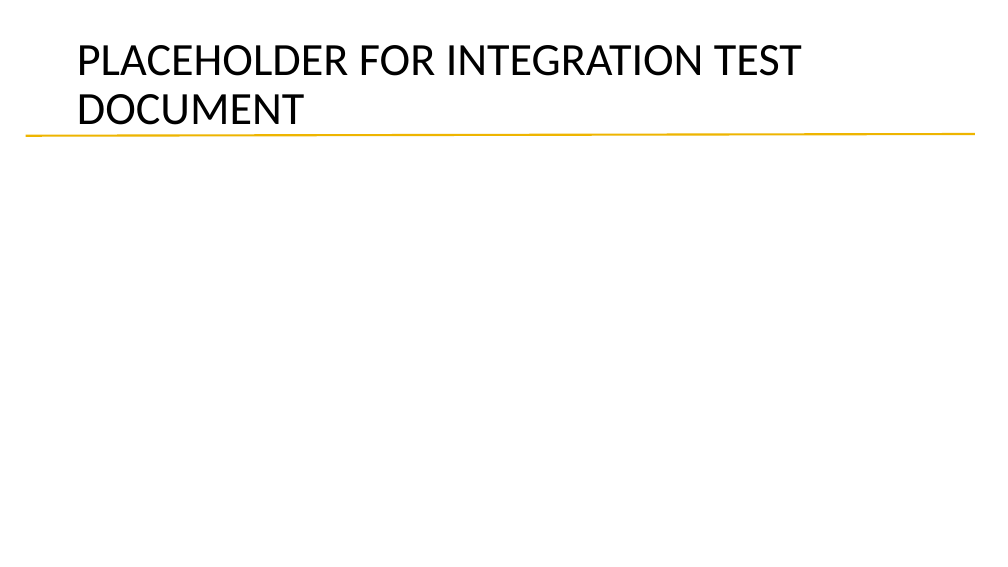
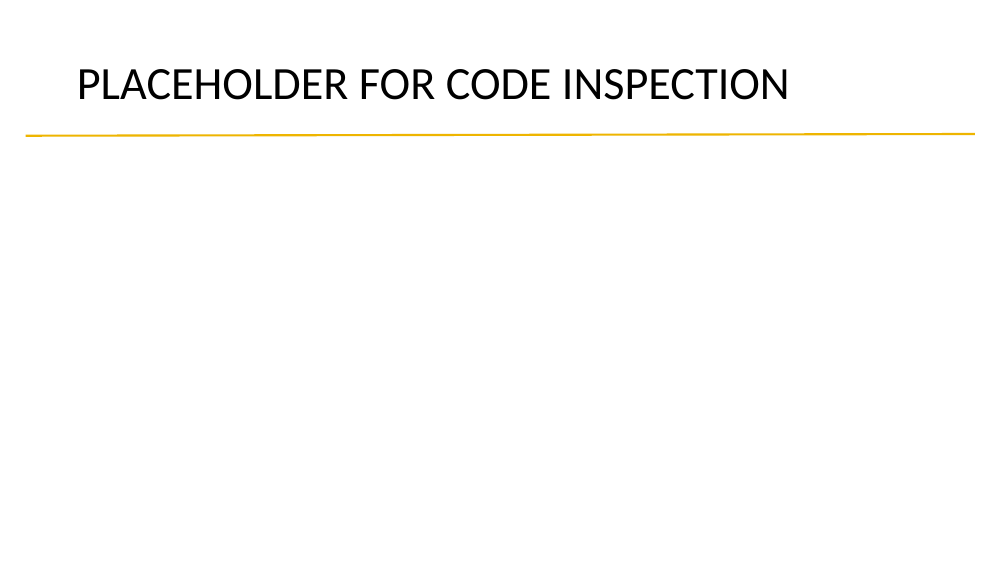
Before and after one commit to alessandrobaldassari/se2-polimi-baldassari-bendin-giarola, a slide deck: slide 22 of Final Presentation/Presentation.pptx (slide 14 before the commit). Drawn at 1008x567 pixels with LibreOffice and Linux fonts; fonts in the diff are those of the drawing. Boxes give left, top, right and bottom in pixels: in the first picture for what was removed or moved away, otherwise in the second. Text is boxed around its words. In the diff, an @@ line names an element or a change of style, - is before the commit and + after.

```diff
--- a/Final Presentation/Presentation.pptx
+++ b/Final Presentation/Presentation.pptx
@@ title at (x1=77, y1=69, x2=790, y2=100): text changed @@
-PLACEHOLDER FOR INTEGRATION TEST DOCUMENT
+PLACEHOLDER FOR CODE INSPECTION
```
Also in this commit, not shown: 4 other slides changed, 7 slides added, 1 slide removed.
